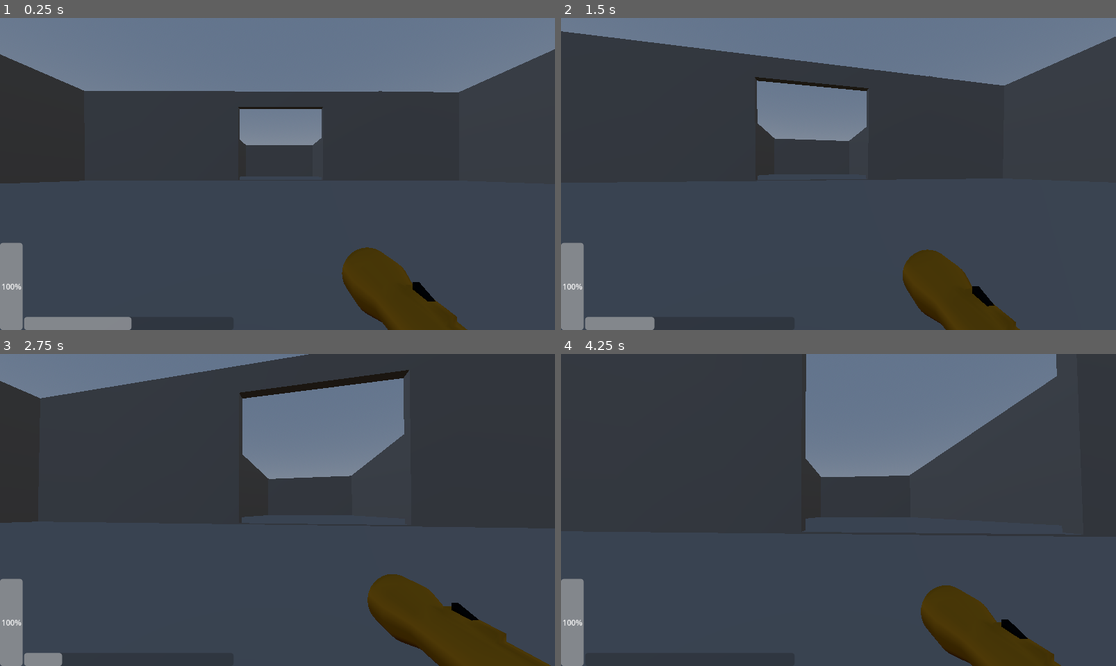
Above: before the commit, frames 1-4 (two rows, left to right).
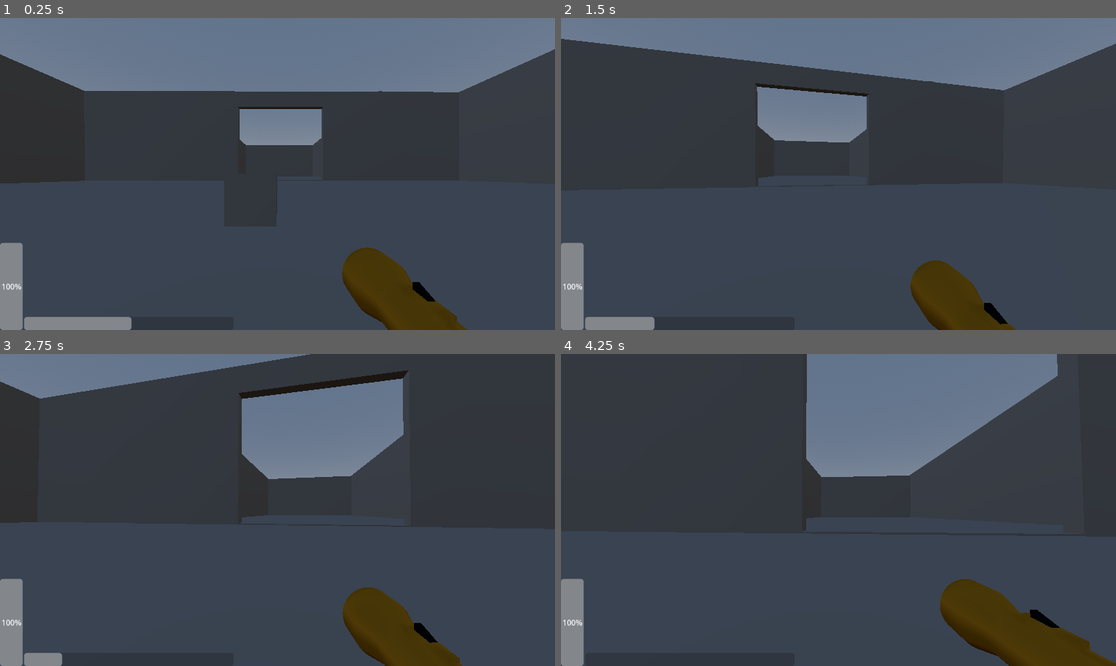
Above: after the commit, the same moments.

Repository: bradyholter/ONLYONE
Game: Godot game, scene res://levels/node_3d.tscn
Two runs of this game, one before a commit and one after it. Both use one fixed random seed, a clock stepped at 60 frames per second and the inputs below.
Inputs (mouse positions are in pixels of both pictures, inside the frame that each line leads up to):
- Up to frame 1 (0.25 s): no input
- Up to frame 2 (1.5 s): tap Enter (ui_accept) at 0.5, 0.77 s; move the mouse to (832, 180) at 0.52 s; hold Shift (sprint) 0.53-1.28 s; hold W (ui_up) from 0.53 s (still down); move the mouse to (877, 177) at 1.27 s; tap Shift (sprint) at 1.35 s
- Up to frame 3 (2.75 s): keep holding W (ui_up); tap Enter (ui_accept) at 1.52 s; move the mouse to (233, 506) at 2.02 s; hold Shift (sprint) from 2.03 s (still down)
- Up to frame 4 (4.25 s): move the mouse to (844, 510) at 2.77 s; release W (ui_up) at 2.78 s; release Shift (sprint) at 2.78 s; hold A (ui_left) 2.78-3.53 s; tap Shift (sprint) at 2.85 s; tap Enter (ui_accept) at 3.02, 3.77 s; move the mouse to (816, 503) at 3.52 s; hold W (ui_up) from 3.53 s (still down); hold Shift (sprint) from 3.53 s (still down)

The runs differ from the first frame. In frame 1, less than 0.1% of the frame differs, in the area x 49-50%, y 50-63%; in frame 2, 3.5%; in frame 3, 5.3%, in the area x 0-100%, y 0-100%; in frame 4, 3.6%.

Commit message:
moving files

Diff:
--- a/oneshot/characters/character_body_3d.gd
+++ b/oneshot/characters/character_body_3d.gd
@@ -12,8 +12,15 @@
 var footstep_can_play := true
 var footstep_landed
 
+func _ready() -> void:
+	Input.mouse_mode = Input.MOUSE_MODE_CAPTURED
+
+
 func _physics_process(delta: float) -> void:
 
+	if %SeeCast.is_colliding():
+		var target = %SeeCast.get_collider()
+		print(target)
 	# Add the gravity.
 	if not is_on_floor():
 		velocity += get_gravity() * delta
@@ -75,8 +82,3 @@
 		rotate_y(-event.relative.x * mouse_sensitivity)
 		camera_3d.rotate_x(-event.relative.y * mouse_sensitivity)
 		camera_3d.rotation.x = clamp(camera_3d.rotation.x, deg_to_rad(-40), deg_to_rad(60))
-
-
-
-func _ready() -> void:
-	Input.mouse_mode = Input.MOUSE_MODE_CAPTURED
--- a/oneshot/characters/character_body_3d.tscn
+++ b/oneshot/characters/character_body_3d.tscn
@@ -25,8 +25,9 @@
 [node name="Camera3D" type="Camera3D" parent="Model"]
 fov = 90.0
 
-[node name="RayCast3D" type="RayCast3D" parent="Model/Camera3D"]
-transform = Transform3D(1.96119, 0, 0, 0, -0.0219795, 0, 0, 0, 79.8236, 0, -0.00931351, 0)
+[node name="SeeCast" type="RayCast3D" parent="Model/Camera3D"]
+unique_name_in_owner = true
+transform = Transform3D(1.96956, 0, 0, 0, -0.0220733, 0, 0, 0, 141.245, -0.00870338, -0.0232417, -1.53512)
 
 [node name="Node3D" parent="Model" instance=ExtResource("2_lbw71")]
 transform = Transform3D(-0.389805, 0, -0.0123454, 0, 0.39, 0, 0.0123454, 0, -0.389805, -1.427, -2.405, 0.205)
--- a/oneshot/levels/node_3d.tscn
+++ b/oneshot/levels/node_3d.tscn
@@ -1,12 +1,11 @@
-[gd_scene load_steps=10 format=3 uid="uid://bg3nc2mx23uyl"]
+[gd_scene load_steps=15 format=3 uid="uid://bg3nc2mx23uyl"]
 
 [ext_resource type="Script" uid="uid://dkj3knouwhvm" path="res://levels/node_3d.gd" id="1_465jp"]
 [ext_resource type="PackedScene" uid="uid://c5hdsrteij3n2" path="res://characters/character_body_3d.tscn" id="1_oe0o1"]
+[ext_resource type="PackedScene" uid="uid://m7hdth5wmrxq" path="res://assets/lvuno.fbx" id="3_1o5x8"]
+[ext_resource type="ArrayMesh" uid="uid://bhx41cdhrvoog" path="res://assets/ladder.obj" id="4_7qh1q"]
 
 [sub_resource type="WorldBoundaryShape3D" id="WorldBoundaryShape3D_465jp"]
-
-[sub_resource type="PlaneMesh" id="PlaneMesh_4xowi"]
-size = Vector2(20, 10)
 
 [sub_resource type="ProceduralSkyMaterial" id="ProceduralSkyMaterial_oe0o1"]
 
@@ -22,6 +21,14 @@
 
 [sub_resource type="Compositor" id="Compositor_euk3g"]
 
+[sub_resource type="PhysicsMaterial" id="PhysicsMaterial_7qh1q"]
+
+[sub_resource type="BoxMesh" id="BoxMesh_euk3g"]
+
+[sub_resource type="Skin" id="Skin_qraxk"]
+
+[sub_resource type="BoxShape3D" id="BoxShape3D_7qh1q"]
+
 [node name="Environment" type="Node3D"]
 script = ExtResource("1_465jp")
 
@@ -31,10 +38,6 @@
 
 [node name="CollisionShape3D" type="CollisionShape3D" parent="Floor/StaticBody3D"]
 shape = SubResource("WorldBoundaryShape3D_465jp")
-
-[node name="MeshInstance3D" type="MeshInstance3D" parent="Floor"]
-transform = Transform3D(1, 0, 0, 0, 1, 0, 0, 0, 1.58703, 0, 0, 0)
-mesh = SubResource("PlaneMesh_4xowi")
 
 [node name="CharacterBody3D" parent="." instance=ExtResource("1_oe0o1")]
 transform = Transform3D(1, 0, 0, 0, 1, 0, 0, 0, 1, 0.477365, 1, 3.4714)
@@ -150,3 +153,23 @@
 [node name="CSGBox3D3" type="CSGBox3D" parent="Map/RightRoom"]
 transform = Transform3D(1, 0, 0, 0, 1, 0, 0, 0, 20.8751, 66.2802, 6.50346, 0)
 size = Vector3(1, 14.0069, 1)
+
+[node name="StaticBody3D" type="StaticBody3D" parent="Map"]
+transform = Transform3D(1, 0, 0, 0, 1, 0, 0, 0, 1, 0, 0.650865, 0)
+physics_material_override = SubResource("PhysicsMaterial_7qh1q")
+
+[node name="MeshInstance3D" type="MeshInstance3D" parent="Map/StaticBody3D"]
+mesh = SubResource("BoxMesh_euk3g")
+skin = SubResource("Skin_qraxk")
+
+[node name="CollisionShape3D" type="CollisionShape3D" parent="Map/StaticBody3D"]
+shape = SubResource("BoxShape3D_7qh1q")
+
+[node name="Node3D" type="Node3D" parent="."]
+
+[node name="RoomOne" parent="." instance=ExtResource("3_1o5x8")]
+transform = Transform3D(0.2, 0, 0, 0, 0.2, 0, 0, 0, 0.2, -8.89962, 7.30503, 18.3341)
+
+[node name="Ladder" type="MeshInstance3D" parent="RoomOne"]
+transform = Transform3D(1, 0, 0, 0, 1, 0, 0, 0, 1, 363.768, -31.1698, -50.916)
+mesh = ExtResource("4_7qh1q")
Not shown, added: oneshot/assets/battery.obj
Not shown, added: oneshot/assets/battery.obj.import
Not shown, added: oneshot/assets/ff.obj.import
Not shown, added: oneshot/assets/key.obj
Not shown, added: oneshot/assets/key.obj.import
Not shown, added: oneshot/assets/ladder.obj
Not shown, added: oneshot/assets/ladder.obj.import
Binary file added: oneshot/assets/lvuno.fbx
Not shown, added: oneshot/assets/lvuno.fbx.import
Not shown, added: oneshot/assets/ff.obj
